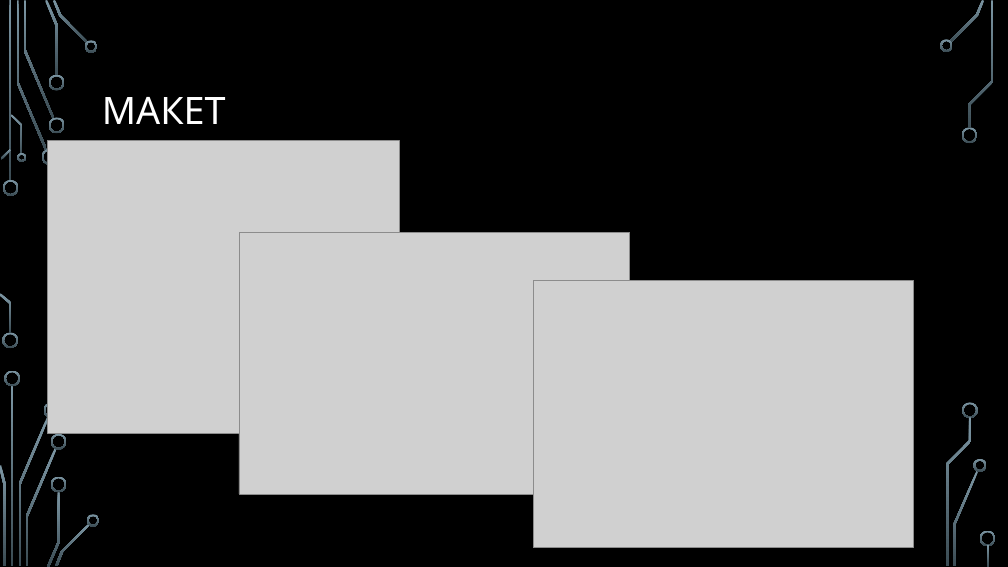
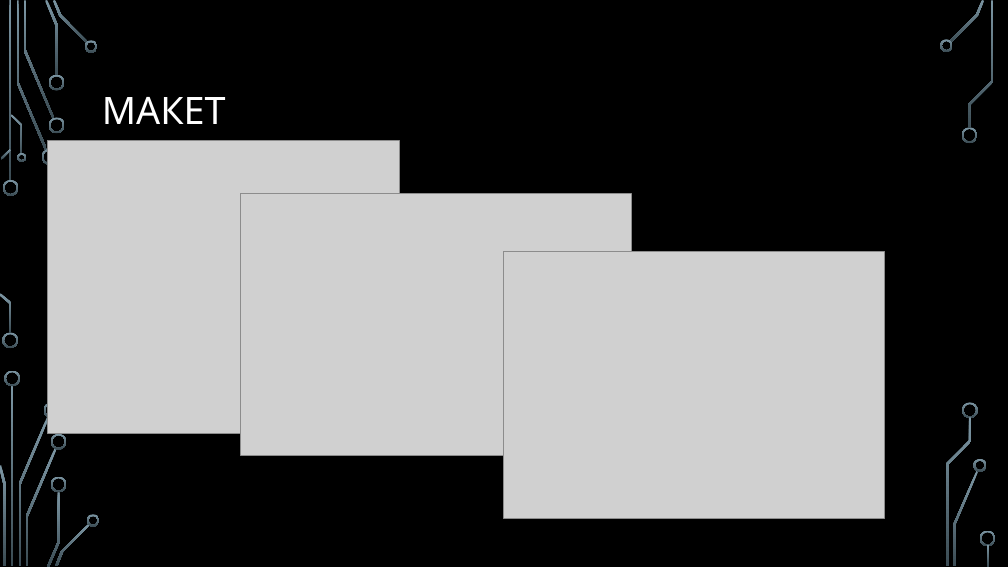
Before and after one commit to amphyzale/Distributed-Software-Systems, a slide deck: slide 18 of Course-Project/shame/Car Crash Today End.pptx. Drawn at 1008x567 pixels with LibreOffice and Linux fonts; fonts in the diff are those of the drawing; grey boxes stand for pictures; background and template pictures are left out. Boxes give left, top, right and bottom in pixels: in the first picture for what was removed or moved away, otherwise in the second. Text is boxed around its words. In the diff, an @@ line names an element or a change of style, - is before the commit and + after.

```diff
--- a/Course-Project/shame/Car Crash Today End.pptx
+++ b/Course-Project/shame/Car Crash Today End.pptx
@@ picture: place and size @@
-picture at <box>239,232,630,494</box>
+picture at <box>240,194,631,455</box>
@@ picture: place and size @@
-picture at <box>533,281,913,548</box>
+picture at <box>504,251,884,519</box>
```
Also in this commit, not shown: 3 other slides changed, 5 other files.
